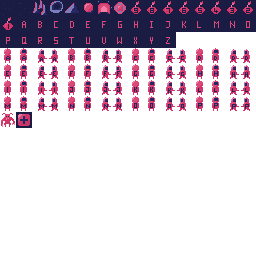
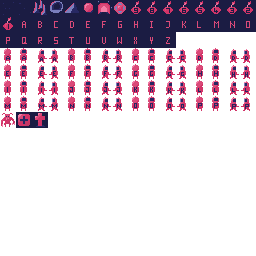
Layers edited between the first and the second w=256, h=256 image:
painted on "Tiles" over (32, 112, 48, 128)
